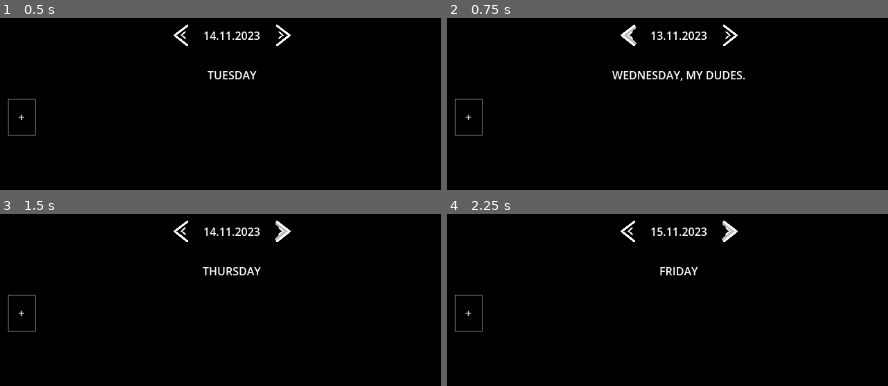
Above: before the commit, frames 1-4 (two rows, left to right).
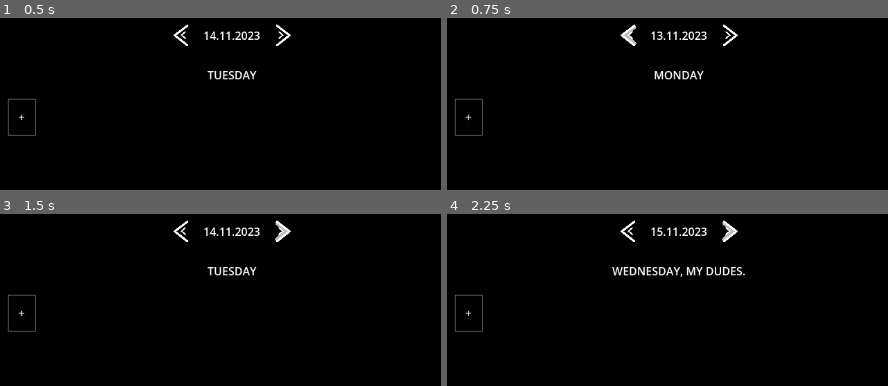
Above: after the commit, the same moments.

Repository: TobsF/snaptracker
Game: Godot game, scene res://tracker.tscn
The game is run twice, just before and just after one commit, with the same random seed, the same clock (stepped at 60 frames per second) and the same inputs.
Inputs (mouse positions are in pixels of both pictures, inside the frame that each line leads up to):
- Up to frame 1 (0.5 s): no input
- Up to frame 2 (0.75 s): click (632, 35) at 0.5 s
- Up to frame 3 (1.5 s): click (277, 231) at 1.25 s
- Up to frame 4 (2.25 s): click (724, 231) at 2 s

Frame 1 is identical in both runs. In frame 2, 1.1% of the frame differs, in the area x 37-68%, y 30-37%; in frame 3, 0.4%; in frame 4, 1.0%.

Commit message:
read activities from file

Diff:
--- a/Accumulator.gd
+++ b/Accumulator.gd
@@ -1,4 +1,5 @@
 extends Node
+class_name Accumulator
 
 const FILE_NAME: String = "activities.json"
 
@@ -7,22 +8,20 @@
 
 func store_activites(selected_day: Dictionary) -> void:
 	var activity_dict: Dictionary = _read_file(selected_day["month"], selected_day["year"])
-	var stored_daily_activity_dict: Dictionary = {}
-	if activity_dict.has(_get_date_formatted(selected_day)):
-		stored_daily_activity_dict = activity_dict[_get_date_formatted(selected_day)]
-	var new_activities: Dictionary = _compute_new_daily_activities()
-	for key: String in new_activities.keys():
-		if stored_daily_activity_dict.has(key):
-			stored_daily_activity_dict[key] += new_activities[key]
-		else:
-			stored_daily_activity_dict[key] = new_activities[key]
-	activity_dict[_get_date_formatted(selected_day)] = stored_daily_activity_dict
+	activity_dict[_get_date_formatted(selected_day)] = _compute_new_daily_activities()
 	_store_activities(activity_dict, selected_day["month"], selected_day["year"])
 
+func read_daily_from_file(selected_day: Dictionary) -> Dictionary:
+	var monthly_file: Dictionary = _read_file(selected_day["month"], selected_day["year"])
+	if monthly_file.has(_get_date_formatted(selected_day)):
+		return monthly_file[_get_date_formatted(selected_day)]
+	else:
+		return {}
 
 func _store_activities(dict: Dictionary, month: int, year: int) -> void:
-	var file: FileAccess = FileAccess.open("user://%02d-%04d-%s" % [month, year, FILE_NAME]  , FileAccess.READ_WRITE)
-	file.store_string(JSON.stringify(dict, "\t"))
+	var file: FileAccess = FileAccess.open("user://%02d-%04d-%s" % [month, year, FILE_NAME]  , FileAccess.WRITE)
+	var json_string: String = JSON.stringify(dict, "\t")
+	file.store_string(json_string)
 	file.close()
 
 func _read_file(month: int, year: int) -> Dictionary:
--- a/accumulator.tscn
+++ b/accumulator.tscn
@@ -2,7 +2,7 @@
 
 [ext_resource type="Script" path="res://Accumulator.gd" id="1_uorpr"]
 
-[node name="Accumulator" type="Node"]
+[node name="Accumulator" type="Node" groups=["accumulator"]]
 script = ExtResource("1_uorpr")
 
 [node name="Timer" type="Timer" parent="."]
--- a/activity.gd
+++ b/activity.gd
@@ -3,7 +3,6 @@
 
 var time_seconds: int = 0
 var regex: RegEx
-@onready var day: Dictionary = SelectedDay.selected_day
 
 func _ready() -> void:
 	regex = RegEx.new()
@@ -24,8 +23,11 @@
 func get_activity_name() -> String:
 	return $ActivityEdit.text
 
-func get_day() -> Dictionary:
-	return day
+func set_allotted_time(time: int) -> void:
+	time_seconds = time
+
+func set_activity_name(new_name: String) -> void:
+	$ActivityEdit.text = new_name
 
 func _update_from_input(new_text: String) -> void:
 	var match: RegExMatch = regex.search(new_text)
--- a/daily_activities.gd
+++ b/daily_activities.gd
@@ -1,7 +1,30 @@
 extends VBoxContainer
+class_name DailyActivities
+
+const ACTIVITY_RESOURCE: Resource = preload("res://activity.tscn")
+
+func _ready() -> void:
+	_create_activities_from_day(SelectedDay.selected_day)
 
 func _process(delta: float) -> void:
 	$DayLabel.text = _get_weekday_text(SelectedDay.selected_day)
+
+func open_new_day(new_selected_day: Dictionary) -> void:
+	var accumulator: Accumulator = get_tree().get_first_node_in_group("accumulator")
+	accumulator.store_activites(SelectedDay.selected_day)
+	for tracker: Node in get_tree().get_nodes_in_group("activity_tracking"):
+		tracker.queue_free()
+	_create_activities_from_day(new_selected_day)
+
+
+func _create_activities_from_day(selected_day: Dictionary) -> void:
+	var accumulator: Accumulator = get_tree().get_first_node_in_group("accumulator")
+	var activity_dict: Dictionary = accumulator.read_daily_from_file(selected_day)
+	for activity_label: String in activity_dict:
+		var activity: Activity = ACTIVITY_RESOURCE.instantiate()
+		activity.set_activity_name(activity_label)
+		activity.set_allotted_time(activity_dict[activity_label])
+		$VBoxContainer/VBoxContainer.add_child(activity)
 
 func _get_weekday_text(selected_day: Dictionary) -> String:
 	match selected_day["weekday"]:
--- a/day_selector.gd
+++ b/day_selector.gd
@@ -1,4 +1,6 @@
 extends HBoxContainer
+
+@export var daily_activities: DailyActivities
 
 @onready var selected_day: Dictionary = SelectedDay.selected_day.duplicate()
 @onready var days_in_month: Array[int] = _get_days_in_month()
@@ -7,7 +9,10 @@
 	$DateLabel.text = "%s.%s.%s" % [selected_day["day"], selected_day["month"], selected_day["year"]]
 
 func _on_previous_day_button_pressed() -> void:
-	selected_day["weekday"] = (selected_day["weekday"] + 1) % 7
+	var next_day: int = selected_day["weekday"] - 1
+	if next_day < 0:
+		next_day = 6
+	selected_day["weekday"] = next_day
 	selected_day["day"] -= 1
 	if selected_day["day"] == 0:
 		selected_day["month"] -= 1
@@ -15,6 +20,7 @@
 			selected_day["month"] = 12
 			selected_day["year"] -= 1
 		selected_day["day"] = days_in_month[selected_day["month"] - 1]
+	daily_activities.open_new_day(selected_day.duplicate())
 	SelectedDay.selected_day = selected_day.duplicate()
 
 func _on_next_day_button_pressed() -> void:
@@ -26,6 +32,7 @@
 		if selected_day["month"] > 12:
 			selected_day["month"] = 1
 			selected_day["year"] += 1
+	daily_activities.open_new_day(selected_day.duplicate())
 	SelectedDay.selected_day = selected_day.duplicate()
 
 func _get_days_in_month() -> Array[int]:
--- a/tracker.tscn
+++ b/tracker.tscn
@@ -20,8 +20,9 @@
 [node name="VBoxContainer" type="VBoxContainer" parent="AspectRatioContainer"]
 layout_mode = 2
 
-[node name="DaySelector" parent="AspectRatioContainer/VBoxContainer" instance=ExtResource("3_hf3s7")]
+[node name="DaySelector" parent="AspectRatioContainer/VBoxContainer" node_paths=PackedStringArray("daily_activities") instance=ExtResource("3_hf3s7")]
 layout_mode = 2
+daily_activities = NodePath("../DailyActivities")
 
 [node name="DailyActivities" parent="AspectRatioContainer/VBoxContainer" instance=ExtResource("3_pbufd")]
 layout_mode = 2
